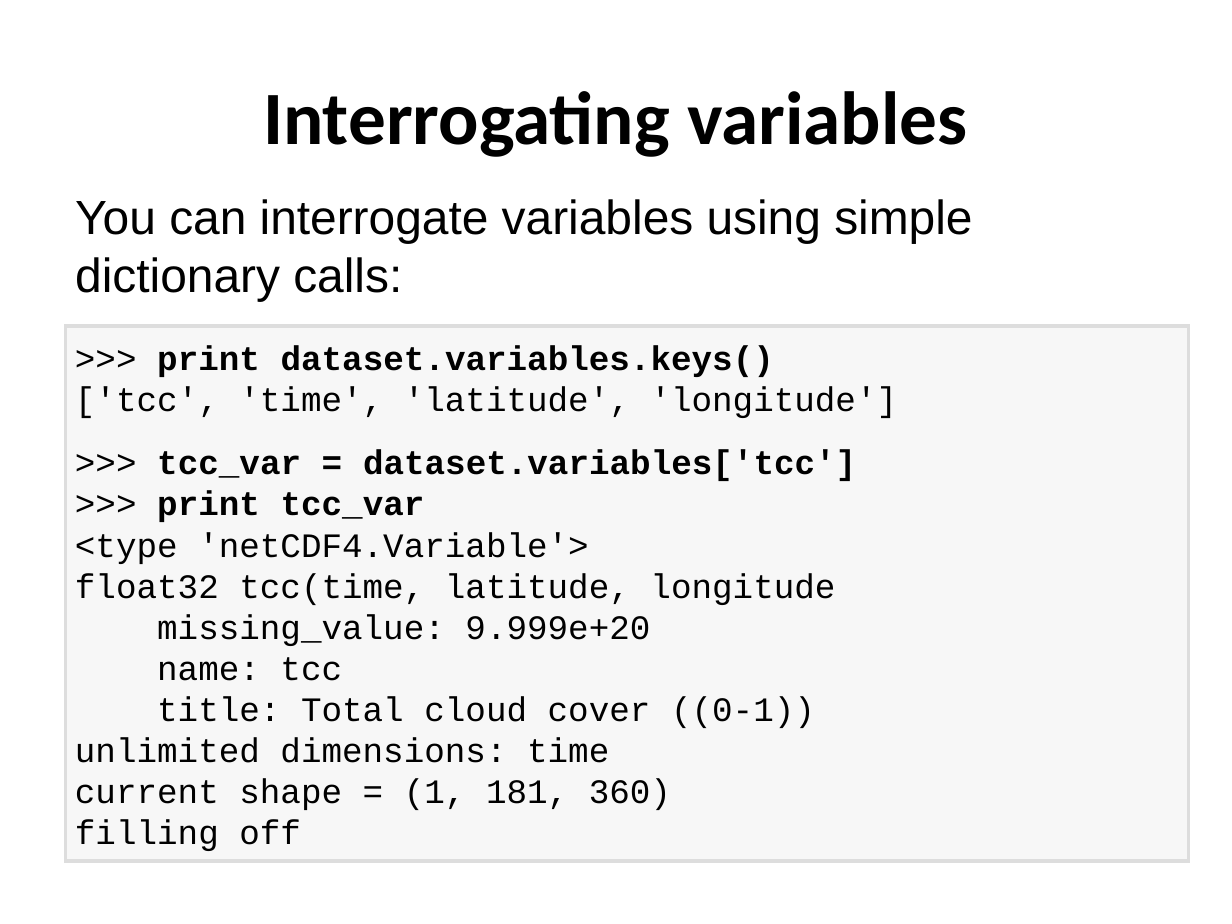
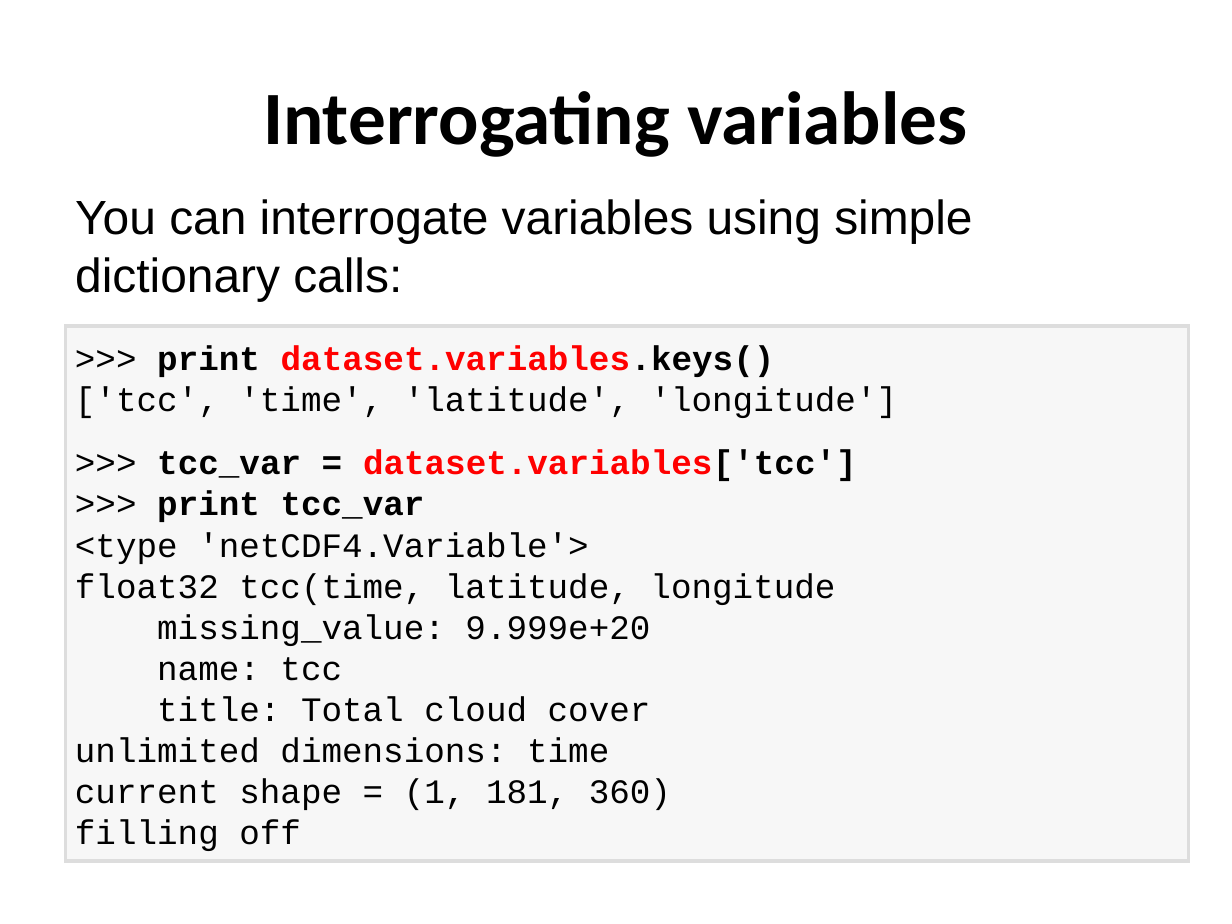
Before and after one commit to ncasuk/ncas-isc, a slide deck: slide 6 of python/presentations/read_write_data/10_read_netcdf_python.ppt. Drawn at 1232x924 pixels with LibreOffice and Linux fonts; fonts in the diff are those of the drawing; background and template pictures are left out. Boxes give left, top, right and bottom in pixels: in the first picture for what was removed or moved away, otherwise in the second. Text is boxed around its words. In the diff, an @@ line names an element or a change of style, - is before the commit and + after.

```diff
--- a/python/presentations/read_write_data/10_read_netcdf_python.ppt
+++ b/python/presentations/read_write_data/10_read_netcdf_python.ppt
@@ text in rectangle at (x1=157, y1=345, x2=857, y2=481): text colour #000000 to #FF0000 in "dataset.variables.keys()", "dataset.variables['tcc']" @@
@@ text in rectangle at (x1=157, y1=696, x2=651, y2=722): text changed @@
-title: Total cloud cover ((0-1))
+title: Total cloud cover
```
Also in this commit, not shown: 3 other slides changed, 11 other files.
